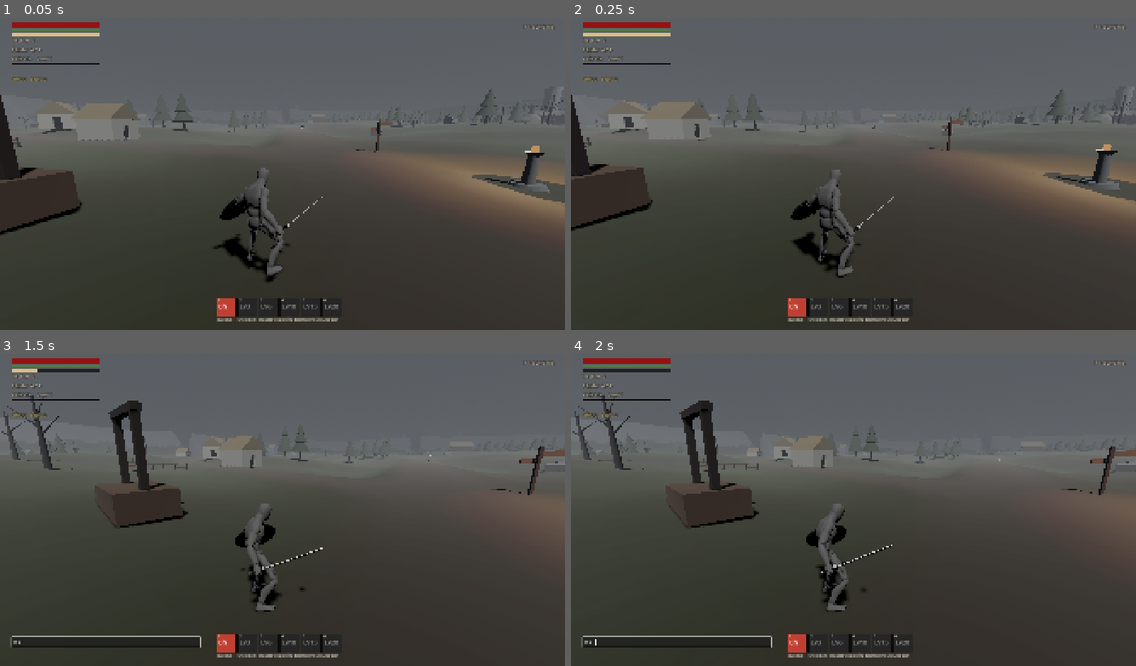
Above: before the commit, frames 1-4 (two rows, left to right).
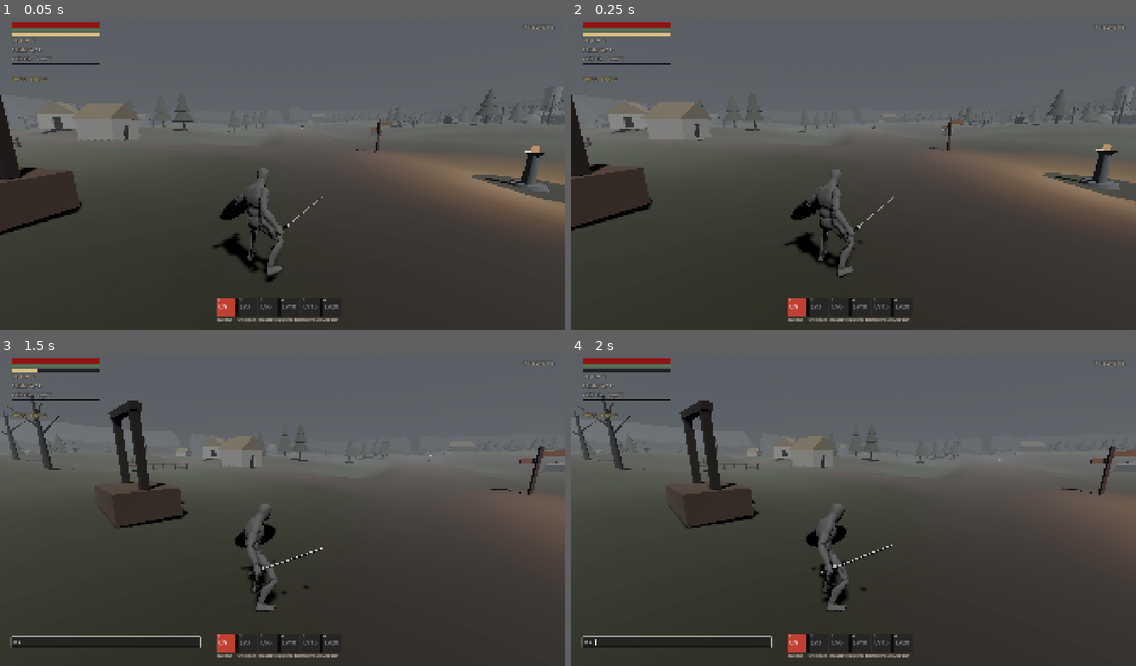
Above: after the commit, the same moments.

Repository: doctorspence/Kingdom
Game: Godot game, scene res://levels/tithelands/tithelands.tscn
Same seed, same stepped clock (60 frames per second), same inputs: the game is played once before the commit and once after it. This scene is started directly instead of the project's main scene.
Inputs (mouse positions are in pixels of both pictures, inside the frame that each line leads up to):
- Up to frame 1 (0.05 s): no input
- Up to frame 2 (0.25 s): no input
- Up to frame 3 (1.5 s): tap Enter (chat) at 0.5 s; move the mouse to (310, 506) at 0.52 s; hold Space (jump) 0.53-1.28 s; hold W (move_forward) from 0.53 s (still down); click (310, 506) at 0.67 s; move the mouse to (254, 510) at 1.27 s; tap 5 (ability_5) at 1.35 s
- Up to frame 4 (2 s): keep holding W (move_forward); tap Space (jump) at 1.52, 1.55, 1.82 s

The runs differ from the first frame. In frame 1, less than 0.1% of the frame differs, in the area x 2-89%, y 33-82%; in frame 2, 0.1%, in the area x 2-87%, y 33-84%; in frame 3, less than 0.1%; in frame 4, less than 0.1%.

Commit message:
Phase 8 (in progress): 48-minute day/night cycle (moonlit nights, halved enemy sight), rain showers, belt lantern, F5/F6 test keys
Co-Authored-By: Claude Opus 5.5 <noreply@anthropic.com>

Diff:
--- a/game/core/input_setup.gd
+++ b/game/core/input_setup.gd
@@ -51,6 +51,8 @@
 	_add("debug_info", [_key(KEY_F2)])
 	_add("debug_equip_load", [_key(KEY_F3)])
 	_add("debug_reset", [_key(KEY_F4)])
+	_add("debug_time", [_key(KEY_F5)])
+	_add("debug_rain", [_key(KEY_F6)])
 	_add("toggle_health_bars", [_key(KEY_H)])
 	_add("toggle_damage_numbers", [_key(KEY_N)])
 	_add("talents", [_key(KEY_T), _button(JOY_BUTTON_DPAD_LEFT)])
--- a/game/player/player.gd
+++ b/game/player/player.gd
@@ -173,6 +173,7 @@
 
 func _ready() -> void:
 	add_to_group(&"player")
+	_make_lantern()
 	# The body itself never rotates; only the visible model turns.
 	if net_pos != Vector3.ZERO:
 		global_position = net_pos
@@ -1122,6 +1123,7 @@
 # --- Main loop ----------------------------------------------------------------
 
 func _physics_process(delta: float) -> void:
+	_update_lantern(delta)
 	if not is_multiplayer_authority():
 		_proxy_update(delta)
 		return
@@ -2034,3 +2036,36 @@
 		stamina_changed.emit(stamina, max_stamina())
 	if _sprint_locked and stamina >= tuning.sprint_restart_stamina:
 		_sprint_locked = false
+
+
+# --- Belt lantern ------------------------------------------------------------------
+
+var _lantern: OmniLight3D
+var _lantern_glow := 0.0
+
+
+## A small lantern on your belt that glows at night (everyone sees each other's).
+func _make_lantern() -> void:
+	_lantern = OmniLight3D.new()
+	_lantern.name = "Lantern"
+	_lantern.position = Vector3(0.28, 1.0, 0.12)
+	_lantern.light_color = Color(1.0, 0.68, 0.38)
+	_lantern.omni_range = 11.0
+	_lantern.omni_attenuation = 1.3
+	_lantern.light_energy = 0.0
+	_lantern.visible = false
+	_lantern.shadow_enabled = false
+	$Visual.add_child(_lantern)
+
+
+func lantern_lit() -> bool:
+	return _lantern != null and _lantern.visible
+
+
+func _update_lantern(delta: float) -> void:
+	var want := smoothstep(0.35, 0.8, DayNight.night) * (0.0 if state == State.DEAD else 1.6)
+	_lantern_glow = move_toward(_lantern_glow, want, delta * 1.5)
+	_lantern.visible = _lantern_glow > 0.01
+	# A gentle flicker.
+	var t := Time.get_ticks_msec() * 0.001
+	_lantern.light_energy = _lantern_glow * (0.95 + 0.05 * sin(t * 9.0 + position.x) * sin(t * 4.3))
--- a/game/ui/hud.gd
+++ b/game/ui/hud.gd
@@ -28,6 +28,7 @@
 F2: debug info (invincibility shows as a blue tint)
 F3: change equip load (light / medium / heavy / overloaded)
 F4: reset to start, full health
+F5: skip ahead 3 hours (host)    F6: rain on/off (host)
 H: enemy health bars on/off    N: damage numbers on/off
 Page Up: gain a level    Page Down: back to level 1"""
 
@@ -126,6 +127,14 @@
 		_close_panels()
 		if not map_was_open and player.zone():
 			_map_panel.open(player)
+	elif (event.is_action_pressed("debug_time") or event.is_action_pressed("debug_rain")) and multiplayer.is_server():
+		var dn := get_tree().get_first_node_in_group(&"day_night") as DayNight
+		if dn:
+			if event.is_action_pressed("debug_time"):
+				dn.set_time(dn.time + 3.0 / 24.0)
+			else:
+				dn.set_rain(not DayNight.raining)
+			show_banner("%s%s" % [dn.clock_text(), "   (rain)" if DayNight.raining else ""], 2.0)
 	elif event.is_action_pressed("debug_help"):
 		_help_label.visible = not _help_label.visible
 		_hint_label.visible = false
--- /dev/null
+++ b/game/world/day_night.gd
@@ -0,0 +1,218 @@
+class_name DayNight
+extends Node
+## The zone's clock and weather (DESIGN.md 11.4): a day lasts about 48 real
+## minutes (32 of day, 16 of night). Nights are cold, blue and very dark, and
+## enemies see only half as far. Rain comes and goes.
+##
+## The host runs the clock and the weather and tells everyone else; joiners
+## keep their own clock ticking between updates.
+
+## How dark it is right now, 0 (day) to 1 (deep night). Read by players (lantern) and enemies.
+static var night := 0.0
+static var raining := false
+
+@export var environment: WorldEnvironment
+@export var sun: DirectionalLight3D
+@export var day_minutes := 32.0
+@export var night_minutes := 16.0
+## Where the day starts when a new world begins (0 = dawn, 0.5 ≈ mid-afternoon).
+@export_range(0.0, 1.0) var start_time := 0.15
+## Rain: how often the weather may change (minutes, random in this range) and the chance of rain.
+@export var weather_minutes := Vector2(4.0, 9.0)
+@export_range(0.0, 1.0) var rain_chance := 0.35
+
+## 0..1 through a full day; daylight is the first day_minutes of it.
+var time := 0.0
+## How heavy the rain is right now (fades in and out).
+var rain_amount := 0.0
+
+var _env: Environment
+var _sky: ProceduralSkyMaterial
+var _day := {}
+var _sync_timer := 0.0
+var _weather_timer := 0.0
+var _rain: GPUParticles3D
+var _rng := RandomNumberGenerator.new()
+
+
+func _ready() -> void:
+	add_to_group(&"day_night")
+	_rng.randomize()
+	time = start_time
+	if environment:
+		# Our own copy, so the shared look file isn't changed.
+		_env = environment.environment.duplicate(true)
+		environment.environment = _env
+		_sky = _env.sky.sky_material as ProceduralSkyMaterial if _env.sky else null
+		_day = {
+			"ambient": _env.ambient_light_energy,
+			"fog_color": _env.fog_light_color,
+			"fog_energy": _env.fog_light_energy,
+			"fog_density": _env.fog_density,
+			"vol_albedo": _env.volumetric_fog_albedo,
+			"vol_density": _env.volumetric_fog_density,
+			"sky_top": _sky.sky_top_color if _sky else Color.BLACK,
+			"sky_horizon": _sky.sky_horizon_color if _sky else Color.BLACK,
+			"sun_energy": sun.light_energy if sun else 1.0,
+			"sun_color": sun.light_color if sun else Color.WHITE,
+		}
+	_build_rain()
+	_weather_timer = _rng.randf_range(weather_minutes.x, weather_minutes.y) * 60.0
+	multiplayer.peer_connected.connect(_on_peer_connected)
+	_apply()
+
+
+func _exit_tree() -> void:
+	night = 0.0
+	raining = false
+	Enemy.sight_mult = 1.0
+
+
+func day_length() -> float:
+	return (day_minutes + night_minutes) * 60.0
+
+
+## Daylight lasts this share of the full day.
+func day_share() -> float:
+	return day_minutes / (day_minutes + night_minutes)
+
+
+func is_night() -> bool:
+	return time >= day_share()
+
+
+## Hours on a 24-hour clock, for the debug screen (dawn = 6:00, dusk = 20:00).
+func clock_text() -> String:
+	var hours: float
+	if time < day_share():
+		hours = 6.0 + time / day_share() * 14.0
+	else:
+		hours = fmod(20.0 + (time - day_share()) / (1.0 - day_share()) * 10.0, 24.0)
+	return "%02d:%02d" % [int(hours), int(fmod(hours, 1.0) * 60.0)]
+
+
+func _process(delta: float) -> void:
+	time = fmod(time + delta / day_length(), 1.0)
+	var target_rain := 1.0 if raining else 0.0
+	rain_amount = move_toward(rain_amount, target_rain, delta / 20.0)
+	if multiplayer.is_server():
+		_weather_timer -= delta
+		if _weather_timer <= 0.0:
+			_weather_timer = _rng.randf_range(weather_minutes.x, weather_minutes.y) * 60.0
+			set_rain(_rng.randf() < rain_chance)
+		_sync_timer -= delta
+		if _sync_timer <= 0.0 and multiplayer.has_multiplayer_peer() and multiplayer.get_peers().size() > 0:
+			_sync_timer = 10.0
+			_net_sync.rpc(time, raining)
+	_apply()
+
+
+## Host: start or stop the rain.
+func set_rain(on: bool) -> void:
+	raining = on
+	if multiplayer.is_server() and multiplayer.has_multiplayer_peer() and multiplayer.get_peers().size() > 0:
+		_net_sync.rpc(time, raining)
+
+
+## Host (or tests): jump the clock.
+func set_time(t: float) -> void:
+	time = fposmod(t, 1.0)
+	if multiplayer.is_server() and multiplayer.has_multiplayer_peer() and multiplayer.get_peers().size() > 0:
+		_net_sync.rpc(time, raining)
+	_apply()
+
+
+func _on_peer_connected(id: int) -> void:
+	if multiplayer.is_server():
+		_net_sync.rpc_id(id, time, raining)
+
+
+@rpc("authority", "call_remote", "unreliable_ordered")
+func _net_sync(t: float, rain: bool) -> void:
+	time = t
+	raining = rain
+
+
+## How far into night (0..1), easing through dusk and dawn.
+func _night_amount() -> float:
+	var ds := day_share()
+	var fade := 0.05  # dusk / dawn length, as a share of the day
+	if time < ds:
+		# Day: dawn fades in at the start, dusk fades out at the end.
+		return maxf(1.0 - smoothstep(0.0, fade, time), smoothstep(ds - fade, ds, time))
+	return 1.0
+
+
+func _apply() -> void:
+	night = _night_amount()
+	Enemy.sight_mult = lerpf(1.0, 0.5, night)
+	var wet := rain_amount
+	if sun:
+		# The sun crosses the sky during the day; at night a dim blue moon stands in.
+		var ds := day_share()
+		var arc := clampf(time / ds, 0.0, 1.0) if time < ds else (time - ds) / (1.0 - ds)
+		sun.rotation_degrees = Vector3(-lerpf(15.0, 165.0, arc), 35.0, 0.0)
+		sun.light_energy = lerpf(_day.get("sun_energy", 0.9), 0.3, night) * lerpf(1.0, 0.6, wet)
+		sun.light_color = (_day.get("sun_color", Color.WHITE) as Color).lerp(Color(0.5, 0.6, 0.9), night)
+		sun.shadow_enabled = night < 0.95
+	if _env:
+		_env.ambient_light_energy = lerpf(_day.ambient, 0.35, night) * lerpf(1.0, 0.8, wet)
+		# At night the light comes from a cold moonlit color, not the black sky.
+		_env.ambient_light_color = Color(0.32, 0.38, 0.55)
+		_env.ambient_light_sky_contribution = lerpf(1.0, 0.0, night)
+		_env.fog_light_color = (_day.fog_color as Color).lerp(Color(0.16, 0.19, 0.27), night).darkened(0.2 * wet)
+		_env.fog_light_energy = lerpf(_day.fog_energy, 0.7, night)
+		_env.fog_density = _day.fog_density * lerpf(1.0, 1.8, wet) * lerpf(1.0, 1.3, night)
+		_env.volumetric_fog_albedo = (_day.vol_albedo as Color).lerp(Color(0.2, 0.23, 0.3), night)
+		_env.volumetric_fog_density = _day.vol_density * lerpf(1.0, 1.6, wet)
+		if _sky:
+			_sky.sky_top_color = (_day.sky_top as Color).lerp(Color(0.05, 0.06, 0.1), night).darkened(0.25 * wet)
+			_sky.sky_horizon_color = (_day.sky_horizon as Color).lerp(Color(0.13, 0.15, 0.21), night).darkened(0.25 * wet)
+			_sky.ground_horizon_color = _sky.sky_horizon_color
+	if _rain:
+		_rain.amount_ratio = wet
+		_rain.emitting = wet > 0.01
+		var cam := get_viewport().get_camera_3d()
+		if cam:
+			_rain.global_position = cam.global_position + Vector3.UP * 8.0
+
+
+## Streaks of rain falling around the camera.
+func _build_rain() -> void:
+	_rain = GPUParticles3D.new()
+	_rain.name = "Rain"
+	_rain.amount = 3000
+	_rain.lifetime = 1.2
+	_rain.emitting = false
+	_rain.visibility_aabb = AABB(Vector3(-25, -20, -25), Vector3(50, 30, 50))
+	var pm := ParticleProcessMaterial.new()
+	pm.emission_shape = ParticleProcessMaterial.EMISSION_SHAPE_BOX
+	pm.emission_box_extents = Vector3(22, 1, 22)
+	pm.direction = Vector3(0.1, -1, 0.05)
+	pm.spread = 3.0
+	pm.initial_velocity_min = 16.0
+	pm.initial_velocity_max = 20.0
+	pm.gravity = Vector3(0, -9.8, 0)
+	_rain.process_material = pm
+	var streak := QuadMesh.new()
+	streak.size = Vector2(0.015, 0.5)
+	var mat := StandardMaterial3D.new()
+	mat.shading_mode = BaseMaterial3D.SHADING_MODE_UNSHADED
+	mat.transparency = BaseMaterial3D.TRANSPARENCY_ALPHA
+	mat.albedo_color = Color(0.7, 0.75, 0.82, 0.35)
+	mat.billboard_mode = BaseMaterial3D.BILLBOARD_FIXED_Y
+	mat.billboard_keep_scale = true
+	streak.material = mat
+	_rain.draw_pass_1 = streak
+	add_child(_rain)
+
+
+func to_dict() -> Dictionary:
+	return {"time": time, "raining": raining}
+
+
+func load_dict(d: Dictionary) -> void:
+	time = fposmod(float(d.get("time", start_time)), 1.0)
+	raining = bool(d.get("raining", false))
+	rain_amount = 1.0 if raining else 0.0
+	_apply()
--- a/levels/tithelands/tithelands.tscn
+++ b/levels/tithelands/tithelands.tscn
@@ -42,6 +42,7 @@
 [ext_resource type="PackedScene" path="res://levels/tithelands/props/highcrown.tscn" id="highcrown"]
 [ext_resource type="Script" path="res://game/world/ladder.gd" id="ladder"]
 [ext_resource type="Script" path="res://game/world/shortcut_gate.gd" id="gate"]
+[ext_resource type="Script" path="res://game/world/day_night.gd" id="daynight"]
 
 [sub_resource type="BoxShape3D" id="edge_N"]
 size = Vector3(520, 80, 1)
@@ -69,6 +70,11 @@
 shadow_blur = 2.0
 directional_shadow_max_distance = 140.0
 sky_mode = 1
+
+[node name="DayNight" type="Node" parent="." node_paths=PackedStringArray("environment", "sun")]
+script = ExtResource("daynight")
+environment = NodePath("../WorldEnvironment")
+sun = NodePath("../Sun")
 
 [node name="Terrain" type="Node3D" parent="."]
 script = ExtResource("terrain")
--- /dev/null
+++ b/tests/visual_night.gd
@@ -0,0 +1,33 @@
+extends Node
+## Screenshots of the Tithelands at dusk, at night (with the lantern) and in the
+## rain (not a pass/fail check). Saves user://shots/time_*.png. Windowed.
+
+func _ready() -> void:
+	_run.call_deferred()
+
+
+func _run() -> void:
+	DirAccess.make_dir_recursive_absolute(ProjectSettings.globalize_path("user://shots"))
+	var scene: Node = load("res://levels/tithelands/tithelands.tscn").instantiate()
+	get_tree().root.add_child(scene)
+	await _frames(40)
+	var player := get_tree().get_first_node_in_group(&"player") as Player
+	var dn := scene.get_node("DayNight") as DayNight
+	var terrain: ZoneTerrain = scene.get_node("Terrain")
+	var p := Vector3(-70, 0, 110)
+	player.global_position = Vector3(p.x, terrain.height_at(p.x, p.z) + 0.2, p.z)
+	player.reset_physics_interpolation()
+	player.camera_rig.yaw = deg_to_rad(40.0)
+	for shot in [["time_day", 0.3, false], ["time_dusk", dn.day_share() - 0.02, false], ["time_night", dn.day_share() + 0.1, false], ["time_rain", 0.3, true]]:
+		dn.set_time(shot[1])
+		dn.set_rain(shot[2])
+		dn.rain_amount = 1.0 if shot[2] else 0.0
+		await get_tree().create_timer(2.0).timeout
+		await RenderingServer.frame_post_draw
+		get_viewport().get_texture().get_image().save_png("user://shots/%s.png" % shot[0])
+	get_tree().quit()
+
+
+func _frames(n: int) -> void:
+	for i in n:
+		await get_tree().process_frame
--- a/tests/zone_check.gd
+++ b/tests/zone_check.gd
@@ -128,6 +128,32 @@
 	_check("the map opens, with every found shrine to travel to", map.visible and map.find_children("*", "Button", true, false).size() == player.found_shrines().size())
 	map.close()
 
+	# --- Day, night and rain ------------------------------------------------------------
+	var dn := zone.get_node("DayNight") as DayNight
+	var sun := zone.get_node("Sun") as DirectionalLight3D
+	dn.set_time(0.3)
+	await _seconds(1.5)
+	var day_sun := sun.light_energy
+	_check("daytime: enemies see normally, no lantern (%s)" % dn.clock_text(), Enemy.sight_mult > 0.99 and not player.lantern_lit())
+	dn.set_time(dn.day_share() + 0.1)
+	await _seconds(1.5)
+	_check("night: dark, enemies see half as far, your lantern is lit (%s)" % dn.clock_text(),
+			dn.is_night() and sun.light_energy < day_sun * 0.5 and is_equal_approx(Enemy.sight_mult, 0.5) and player.lantern_lit())
+	_check("a full day is 48 minutes, a third of it night", is_equal_approx(dn.day_length(), 48.0 * 60.0) and is_equal_approx(1.0 - dn.day_share(), 1.0 / 3.0))
+	var t_before := dn.time
+	await _seconds(1.0)
+	_check("time moves on", dn.time > t_before)
+	dn.set_rain(true)
+	await _seconds(1.0)
+	_check("rain starts falling", DayNight.raining and dn.rain_amount > 0.0 and (dn.get_node("Rain") as GPUParticles3D).emitting)
+	var saved_time: Dictionary = JSON.parse_string(JSON.stringify(dn.to_dict()))
+	dn.set_time(0.0)
+	dn.set_rain(false)
+	dn.load_dict(saved_time)
+	_check("time and weather can be saved and restored", absf(dn.time - float(saved_time.time)) < 0.001 and DayNight.raining)
+	dn.set_rain(false)
+	dn.set_time(0.3)
+
 	print("\n%s: %d problem(s)" % ["PASS" if failures == 0 else "FAIL", failures])
 	get_tree().quit(1 if failures > 0 else 0)
 
Not shown, added: game/world/day_night.gd.uid
Not shown, added: tests/visual_map.gd.uid
